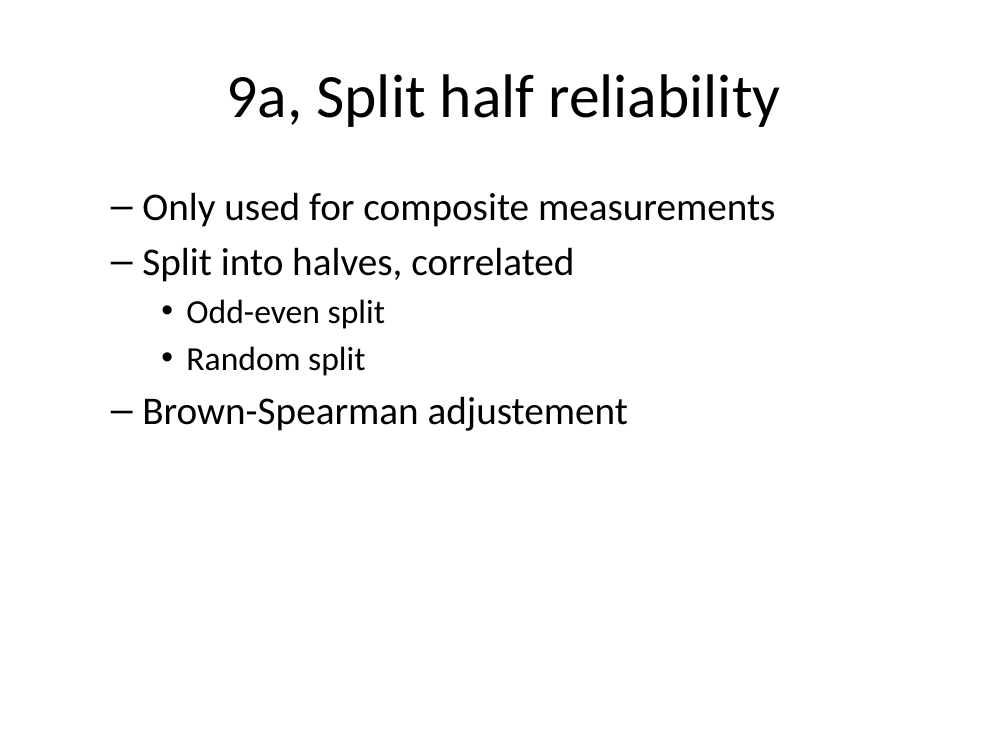
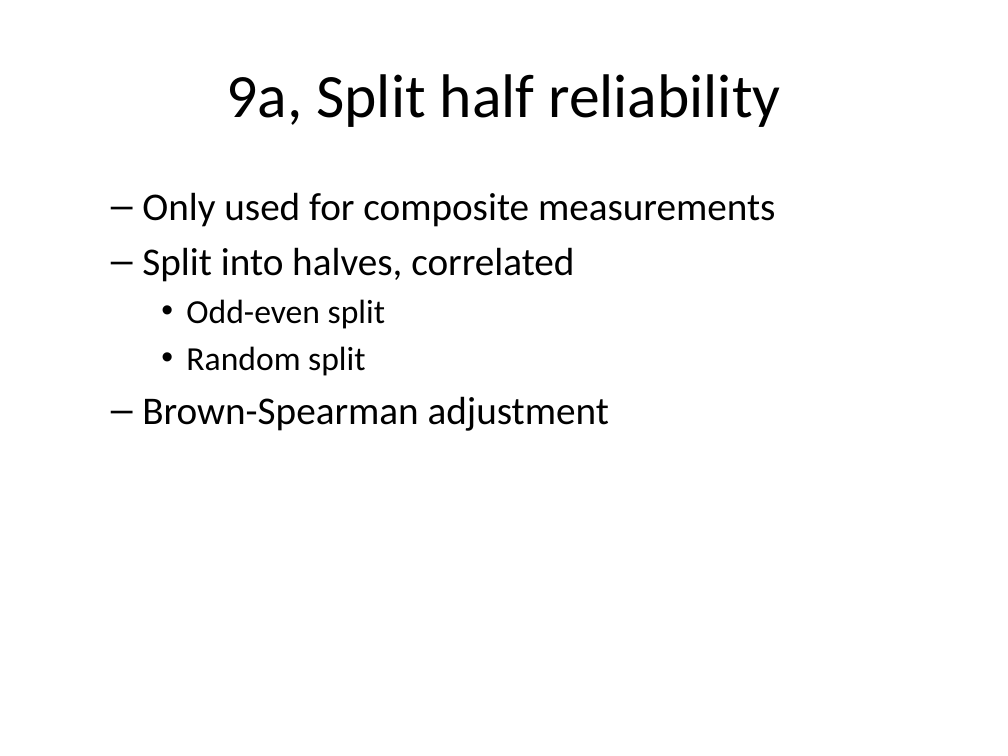
Before and after one commit to pmean/classes, a slide deck: slide 18 of clinical-research-methodology/results/video09a-validity.pptx. Drawn at 1008x756 pixels with LibreOffice and Linux fonts; fonts in the diff are those of the drawing. Boxes give left, top, right and bottom in pixels: in the first picture for what was removed or moved away, otherwise in the second. Text is boxed around its words. In the diff, an @@ line names an element or a change of style, - is before the commit and + after.

```diff
--- a/clinical-research-methodology/results/video09a-validity.pptx
+++ b/clinical-research-methodology/results/video09a-validity.pptx
@@ text at box(142, 396, 609, 431): text changed @@
-  – Brown-Spearman adjustement
+  – Brown-Spearman adjustment
```
Also in this commit, not shown: 3 other files.
